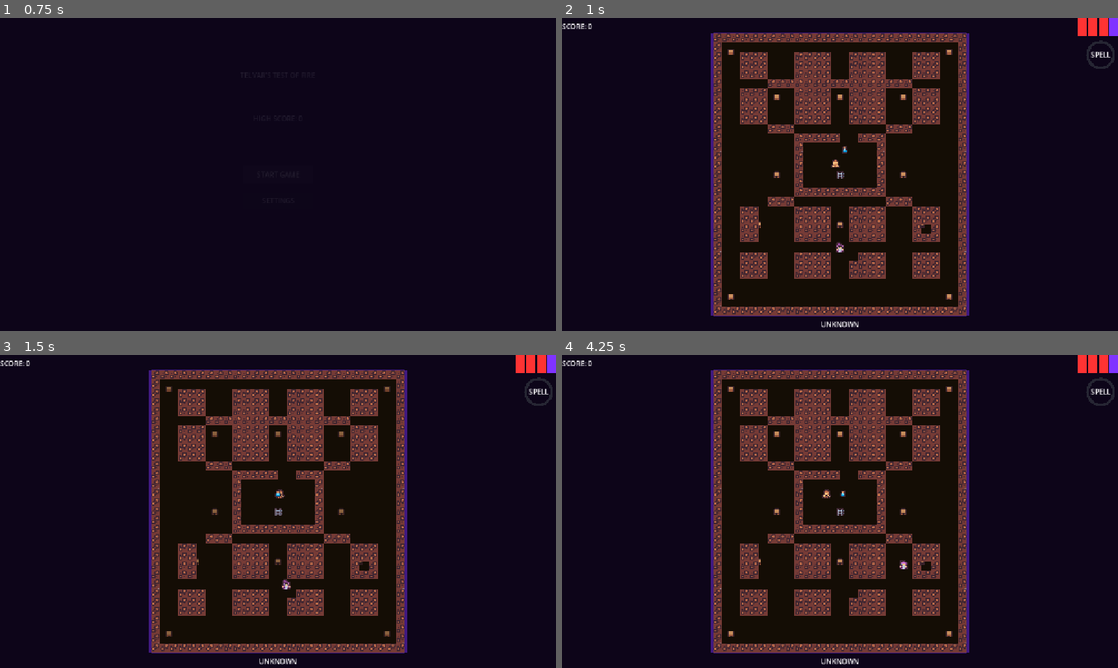
Above: before the commit, frames 1-4 (two rows, left to right).
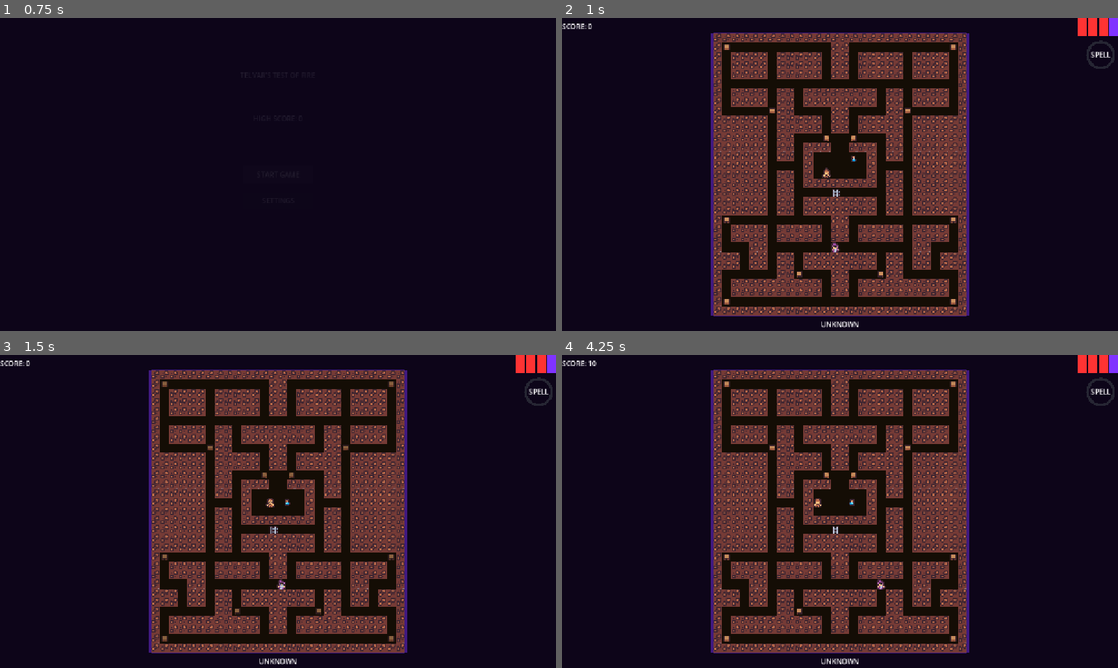
Above: after the commit, the same moments.

Repository: markcromwell/telvar-test-of-fire
Game: Godot game, scene res://scenes/Main.tscn
The game is run twice, just before and just after one commit, with the same random seed, the same clock (stepped at 60 frames per second) and the same inputs.
Inputs:
- Up to frame 1 (0.75 s): click "START GAME" at 0.5 s
- Up to frame 2 (1 s): no input
- Up to frame 3 (1.5 s): hold Right (move_right) from 1.28 s (still down)
- Up to frame 4 (4.25 s): release Right (move_right) at 2.03 s; hold Down (move_down) 2.03-2.78 s; hold Right (move_right) 2.78-3.53 s; hold Up (move_up) from 3.53 s (still down)

Frame 1 is identical in both runs. In frame 2, 21% of the frame differs, in the area x 28-72%, y 7-92%; in frame 3, 21%; in frame 4, 21%, in the area x 4-72%, y 1-92%.

Commit message:
feat: redesign Level 1 maze to authentic Pac-Man 28x31 layout
Replaces the rough placeholder grid with a faithful recreation of the
classic Pac-Man maze geometry including ghost house (rows 12-16),
open corridors, and correct player spawn at col 10 (x=324).

Co-Authored-By: Claude Sonnet 4.6 <noreply@anthropic.com>

Diff:
--- a/scenes/Level1.tscn
+++ b/scenes/Level1.tscn
@@ -6,6 +6,7 @@
 [ext_resource type="Script" path="res://scripts/SpellPage.gd" id="4_page"]
 [ext_resource type="PackedScene" uid="uid://hud_scene" path="res://scenes/HUD.tscn" id="5_hud"]
 [ext_resource type="Script" path="res://scripts/SphereOfDarkness.gd" id="6_sphere"]
+[ext_resource type="Script" path="res://scripts/LevelExit.gd" id="7_exit"]
 
 [sub_resource type="RectangleShape2D" id="RectangleShape2D_top"]
 size = Vector2(672, 8)
@@ -101,7 +102,7 @@
 shape = SubResource("RectangleShape2D_right")
 
 [node name="Player" type="CharacterBody2D" parent="."]
-position = Vector2(336, 564)
+position = Vector2(324, 564)
 collision_layer = 2
 collision_mask = 1
 script = ExtResource("2_player")
@@ -118,7 +119,7 @@
 [node name="Ghosts" type="Node2D" parent="."]
 
 [node name="AemonGuardian" type="CharacterBody2D" parent="Ghosts"]
-position = Vector2(324, 324)
+position = Vector2(300, 348)
 collision_layer = 4
 collision_mask = 1
 script = ExtResource("3_ghost")
@@ -133,7 +134,7 @@
 collision_mask = 1
 
 [node name="AbyssalCreature" type="CharacterBody2D" parent="Ghosts"]
-position = Vector2(348, 324)
+position = Vector2(372, 348)
 collision_layer = 4
 collision_mask = 1
 script = ExtResource("3_ghost")
@@ -150,7 +151,7 @@
 [node name="SpellPages" type="Node2D" parent="."]
 
 [node name="Page1" type="Area2D" parent="SpellPages"]
-position = Vector2(48, 48)
+position = Vector2(36, 36)
 collision_layer = 8
 collision_mask = 2
 script = ExtResource("4_page")
@@ -162,7 +163,7 @@
 shape = SubResource("RectangleShape2D_page1")
 
 [node name="Page2" type="Area2D" parent="SpellPages"]
-position = Vector2(624, 48)
+position = Vector2(636, 36)
 collision_layer = 8
 collision_mask = 2
 script = ExtResource("4_page")
@@ -174,7 +175,7 @@
 shape = SubResource("RectangleShape2D_page2")
 
 [node name="Page3" type="Area2D" parent="SpellPages"]
-position = Vector2(48, 696)
+position = Vector2(36, 708)
 collision_layer = 8
 collision_mask = 2
 script = ExtResource("4_page")
@@ -186,7 +187,7 @@
 shape = SubResource("RectangleShape2D_page3")
 
 [node name="Page4" type="Area2D" parent="SpellPages"]
-position = Vector2(624, 696)
+position = Vector2(636, 708)
 collision_layer = 8
 collision_mask = 2
 script = ExtResource("4_page")
@@ -198,7 +199,7 @@
 shape = SubResource("RectangleShape2D_page4")
 
 [node name="Page5" type="Area2D" parent="SpellPages"]
-position = Vector2(168, 168)
+position = Vector2(156, 204)
 collision_layer = 8
 collision_mask = 2
 script = ExtResource("4_page")
@@ -210,7 +211,7 @@
 shape = SubResource("RectangleShape2D_page5")
 
 [node name="Page6" type="Area2D" parent="SpellPages"]
-position = Vector2(504, 168)
+position = Vector2(516, 204)
 collision_layer = 8
 collision_mask = 2
 script = ExtResource("4_page")
@@ -222,7 +223,7 @@
 shape = SubResource("RectangleShape2D_page6")
 
 [node name="Page7" type="Area2D" parent="SpellPages"]
-position = Vector2(168, 372)
+position = Vector2(300, 276)
 collision_layer = 8
 collision_mask = 2
 script = ExtResource("4_page")
@@ -234,7 +235,7 @@
 shape = SubResource("RectangleShape2D_page7")
 
 [node name="Page8" type="Area2D" parent="SpellPages"]
-position = Vector2(504, 372)
+position = Vector2(372, 276)
 collision_layer = 8
 collision_mask = 2
 script = ExtResource("4_page")
@@ -246,7 +247,7 @@
 shape = SubResource("RectangleShape2D_page8")
 
 [node name="Page9" type="Area2D" parent="SpellPages"]
-position = Vector2(336, 168)
+position = Vector2(36, 492)
 collision_layer = 8
 collision_mask = 2
 script = ExtResource("4_page")
@@ -258,7 +259,7 @@
 shape = SubResource("RectangleShape2D_page9")
 
 [node name="Page10" type="Area2D" parent="SpellPages"]
-position = Vector2(336, 504)
+position = Vector2(636, 492)
 collision_layer = 8
 collision_mask = 2
 script = ExtResource("4_page")
@@ -270,7 +271,7 @@
 shape = SubResource("RectangleShape2D_page10")
 
 [node name="Page11" type="Area2D" parent="SpellPages"]
-position = Vector2(120, 504)
+position = Vector2(228, 636)
 collision_layer = 8
 collision_mask = 2
 script = ExtResource("4_page")
@@ -282,7 +283,7 @@
 shape = SubResource("RectangleShape2D_page11")
 
 [node name="Page12" type="Area2D" parent="SpellPages"]
-position = Vector2(552, 504)
+position = Vector2(444, 636)
 collision_layer = 8
 collision_mask = 2
 script = ExtResource("4_page")
@@ -294,7 +295,7 @@
 shape = SubResource("RectangleShape2D_page12")
 
 [node name="SphereOfDarkness" type="Area2D" parent="."]
-position = Vector2(336, 372)
+position = Vector2(324, 420)
 collision_layer = 8
 collision_mask = 2
 script = ExtResource("6_sphere")
@@ -302,4 +303,13 @@
 [node name="CollisionShape2D" type="CollisionShape2D" parent="SphereOfDarkness"]
 shape = SubResource("CircleShape2D_sphere")
 
+[node name="LevelExit" type="Area2D" parent="."]
+position = Vector2(156, 36)
+collision_layer = 8
+collision_mask = 2
+script = ExtResource("7_exit")
+
+[node name="CollisionShape2D" type="CollisionShape2D" parent="LevelExit"]
+shape = SubResource("RectangleShape2D_player")
+
 [node name="HUD" parent="." instance=ExtResource("5_hud")]
--- a/scripts/Level1.gd
+++ b/scripts/Level1.gd
@@ -6,36 +6,40 @@
 
 
 func _get_maze_layout() -> PackedStringArray:
+	# Based on the original Pac-Man 28x31 maze layout.
+	# Row 3 interior cells sealed (they were inside wall blocks with no access).
+	# Ghost house (rows 12-16) redesigned with open interior + door at row 12 cols 13-14.
+	# No tunnel rows - outer wall is solid throughout.
 	return PackedStringArray([
-		"############################",
-		"#..........................#",
-		"#..###...####..####...###..#",
-		"#..###...####..####...###..#",
-		"#..###...####..####...###..#",
-		"#.....################.....#",
-		"#..###...####..####...###..#",
-		"#..###...####..####...###..#",
-		"#..###...####..####...###..#",
-		"#..###...####..####...###..#",
-		"#.....###..........###.....#",
-		"#........#####..###........#",
-		"#........#........#........#",
-		"#........#........#........#",
-		"#........#........#........#",
-		"#........#........#........#",
-		"#........#........#........#",
-		"#........##########........#",
-		"#.....###..........###.....#",
-		"#..##....####..####...###..#",
-		"#..##....####..####...###..#",
-		"#..##....####..####...#.#..#",
-		"#..##....####..####...###..#",
-		"#..........................#",
-		"#..###...####...###...###..#",
-		"#..###...####..####...###..#",
-		"#..###...####..####...###..#",
-		"#..........................#",
-		"#..........................#",
-		"#..........................#",
-		"############################",
+		"############################",  # 0
+		"#............##............#",  # 1
+		"#.####.#####.##.#####.####.#",  # 2
+		"#.####.#####.##.#####.####.#",  # 3
+		"#.####.#####.##.#####.####.#",  # 4
+		"#..........................#",  # 5
+		"#.####.##.########.##.####.#",  # 6
+		"#.####.##.########.##.####.#",  # 7
+		"#......##....##....##......#",  # 8
+		"######.#####.##.#####.######",  # 9
+		"######.#####.##.#####.######",  # 10
+		"######.##..........##.######",  # 11
+		"######.##.###..###.##.######",  # 12  ghost house top wall (door at 13-14)
+		"######.##.#......#.##.######",  # 13  ghost house interior
+		"######....#......#....######",  # 14  ghost house door level
+		"######.##.#......#.##.######",  # 15  ghost house interior
+		"######.##.########.##.######",  # 16  ghost house bottom
+		"######.##..........##.######",  # 17
+		"######.##.########.##.######",  # 18
+		"######.##.########.##.######",  # 19
+		"#............##............#",  # 20
+		"#.####.#####.##.#####.####.#",  # 21
+		"#.####.#####.##.#####.####.#",  # 22
+		"#...##................##...#",  # 23
+		"###.##.##.########.##.##.###",  # 24
+		"###.##.##.########.##.##.###",  # 25
+		"#......##....##....##......#",  # 26
+		"#.##########.##.##########.#",  # 27
+		"#.##########.##.##########.#",  # 28
+		"#..........................#",  # 29
+		"############################",  # 30
 	])
Not shown: 1 places in scenes/Level1.tscn that only renumber resources
